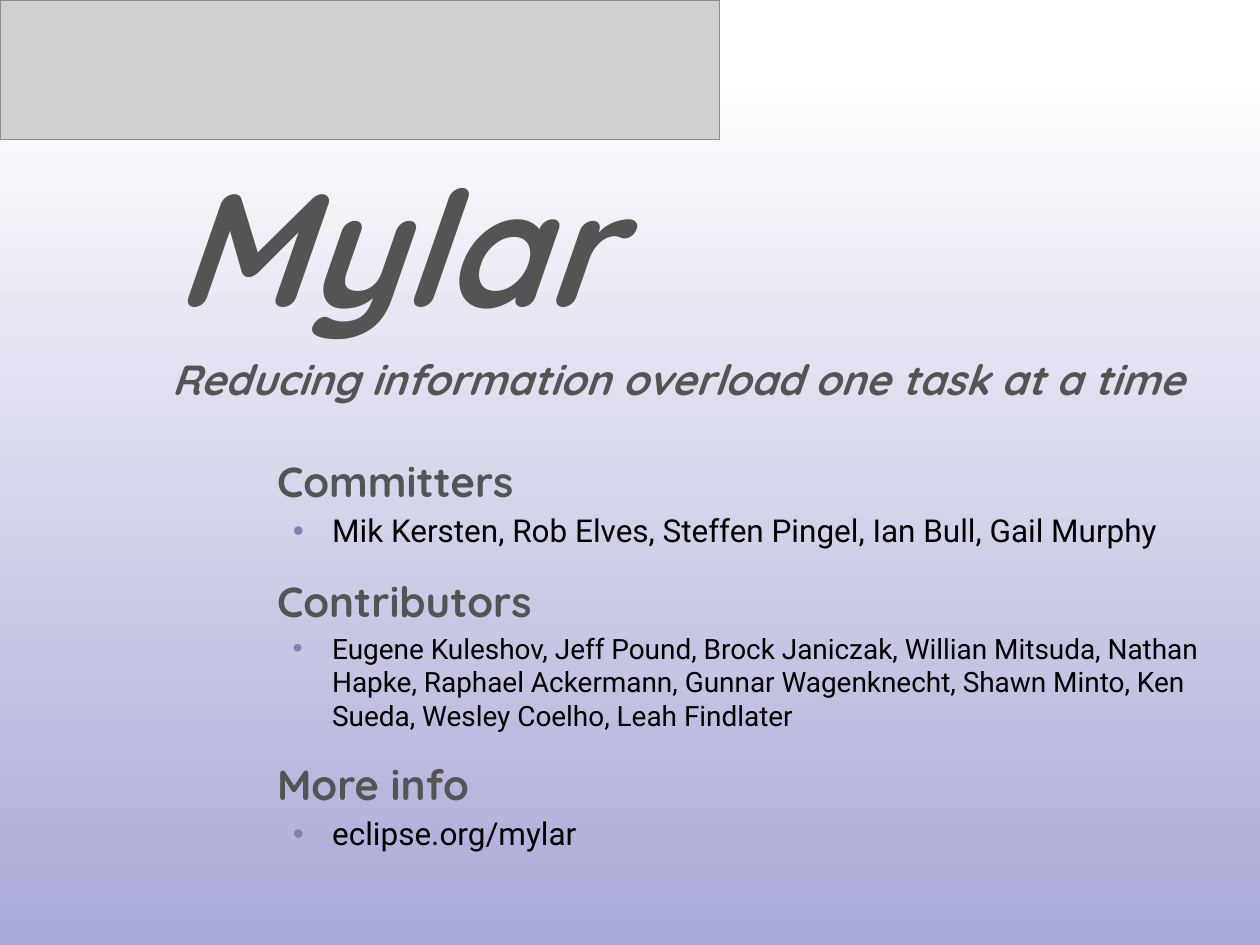
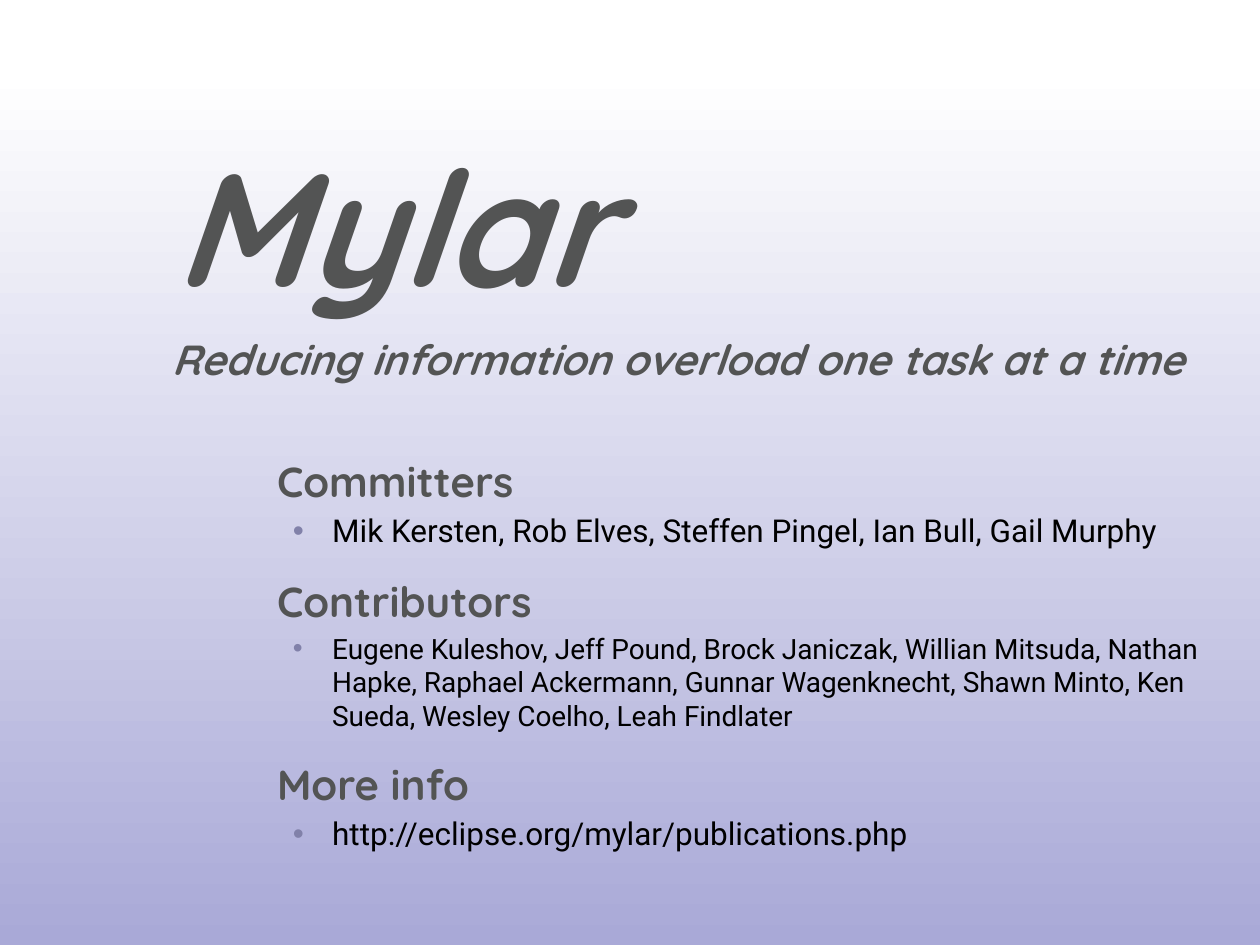
Before and after one commit to eclipse-mylyn/mylyn-website, a slide deck: slide 18 of publications/2006-10-mylar-webinar.ppt (slide 19 before the commit). Drawn at 1260x945 pixels with LibreOffice and Linux fonts; fonts in the diff are those of the drawing; grey boxes stand for pictures. Boxes give left, top, right and bottom in pixels: in the first picture for what was removed or moved away, otherwise in the second. Text is boxed around its words. In the diff, an @@ line names an element or a change of style, - is before the commit and + after.

```diff
--- a/publications/2006-10-mylar-webinar.ppt
+++ b/publications/2006-10-mylar-webinar.ppt
@@ picture removed at box(0, 0, 719, 140) @@
@@ text "Mylar" rewrapped from box(173, 139, 613, 339) to box(173, 168, 613, 319) @@
@@ text "Reducing information overload one task ...": place and size @@
-text "Reducing information overload one task ..." at box(172, 364, 1184, 404)
+text "Reducing information overload one task ..." at box(172, 344, 1184, 384)
@@ text at box(332, 821, 907, 852): text changed @@
-  • eclipse.org/mylar
+  • http://eclipse.org/mylar/publications.php
```
Also in this commit, not shown: 9 other slides changed, 3 slides added, 4 slides removed, 1 other file.
